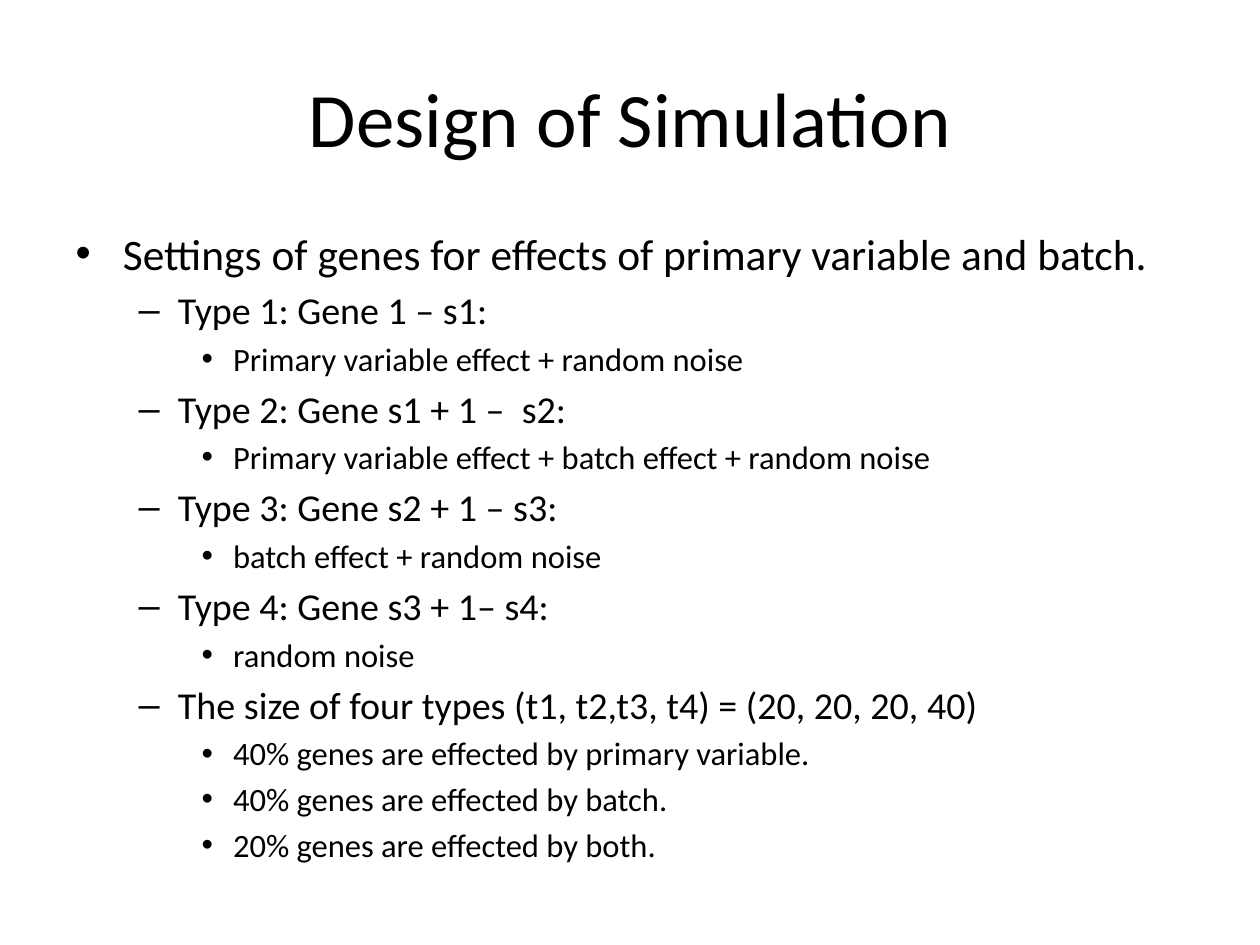
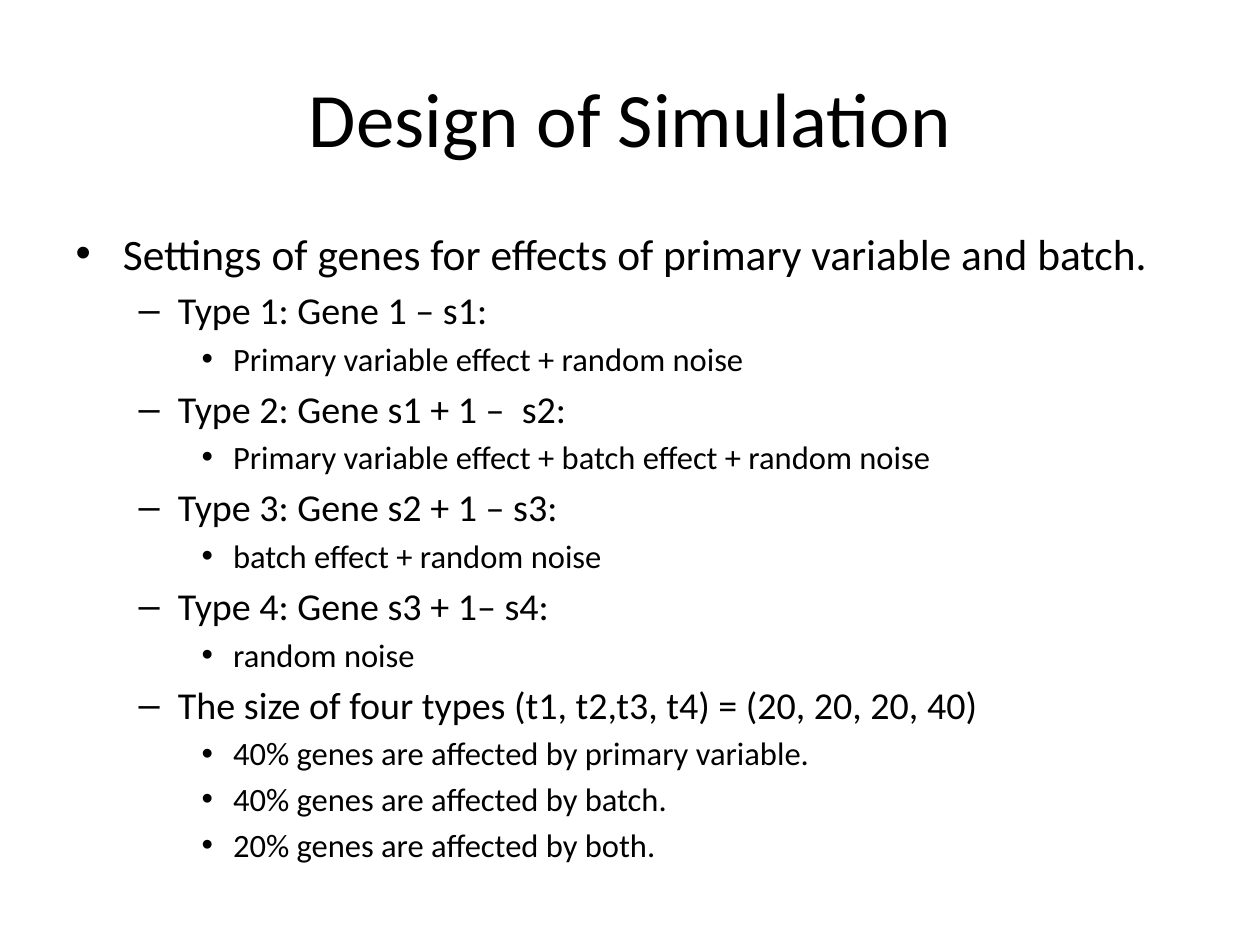
Before and after one commit to MeileiJiang/robust-against-heterogeneity, a slide deck: slide 9 of Surrogate Variable Analysis/notes/Analysis of Angle.pptx. Drawn at 1260x945 pixels with LibreOffice and Linux fonts; fonts in the diff are those of the drawing. Boxes give left, top, right and bottom in pixels: in the first picture for what was removed or moved away, otherwise in the second. Text is boxed around its words. In the diff, an @@ line names an element or a change of style, - is before the commit and + after.

```diff
--- a/Surrogate Variable Analysis/notes/Analysis of Angle.pptx
+++ b/Surrogate Variable Analysis/notes/Analysis of Angle.pptx
@@ text at box(233, 742, 809, 863): text changed @@
-    • 40% genes are effected by primary variable.
-    • 40% genes are effected by batch.
-    • 20% genes are effected by both.
+    • 40% genes are affected by primary variable.
+    • 40% genes are affected by batch.
+    • 20% genes are affected by both.
```
Also in this commit, not shown: 3 other slides changed, 3 other files.
